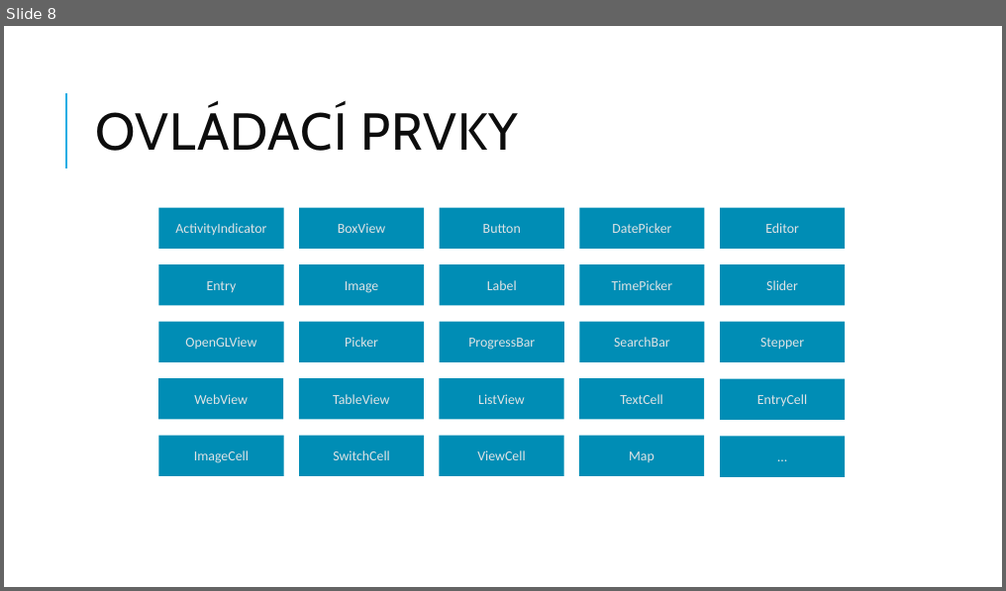
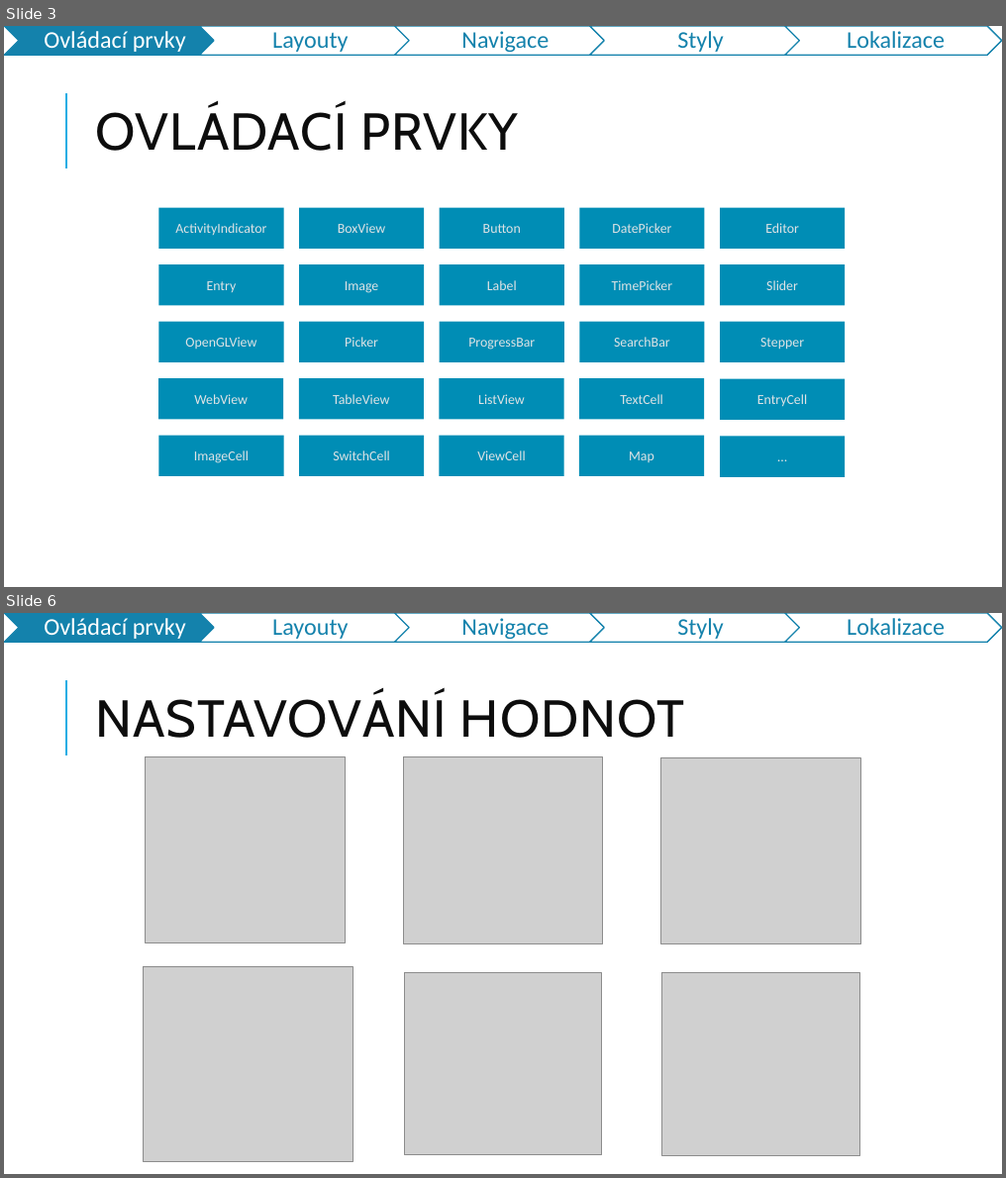
Before and after one commit to jasho/pv239-maui, a slide deck: 02_Design/PV239-Xamarin-02_Design.pptx. Shown one above the other, each under a label of ours: slide 8 before the commit, slides 3 and 6 after it; the slides between them are not shown. The pictures are 1006x591 and 1006x1178 pixels, drawn with LibreOffice and Linux fonts; fonts in the diff are those of the drawing; grey boxes stand for pictures. Boxes give left, top, right and bottom in pixels: in the first picture for what was removed or moved away, otherwise in the second. Text is boxed around its words. In the diff, an @@ line names an element or a change of style, - is before the commit and + after.

```diff
--- a/02_Design/PV239-Xamarin-02_Design.pptx
+++ b/02_Design/PV239-Xamarin-02_Design.pptx
@@ slide 6 added at (4, 613, 1002, 1174), background #FFFFFF; not listed: 1 template element that a slide beside it also shows @@
@@ group added at (4, 613, 1002, 642): 5 chevrons, 5 texts @@
+Ovládací prvky
+Layouty
+Navigace
+Styly
+Lokalizace
@@ title added at (95, 693, 685, 738), 50 pt, text #0D0D0D @@
+NASTAVOVÁNÍ HODNOT
@@ picture added at (146, 758, 346, 944) @@
@@ picture added at (403, 758, 603, 944) @@
@@ picture added at (661, 758, 860, 944) @@
@@ picture added at (144, 966, 352, 1161) @@
@@ picture added at (405, 973, 602, 1155) @@
@@ picture added at (662, 972, 859, 1156) @@
@@ what was slide 8 is now slide 3 @@
@@ slide 3 changed as well @@
@@ group added at (4, 26, 1002, 55): 5 chevrons, 5 texts @@
+Ovládací prvky
+Layouty
+Navigace
+Styly
+Lokalizace
```
Also in this commit, not shown: 13 other slides changed, 12 other slides added, 1 slide removed.
